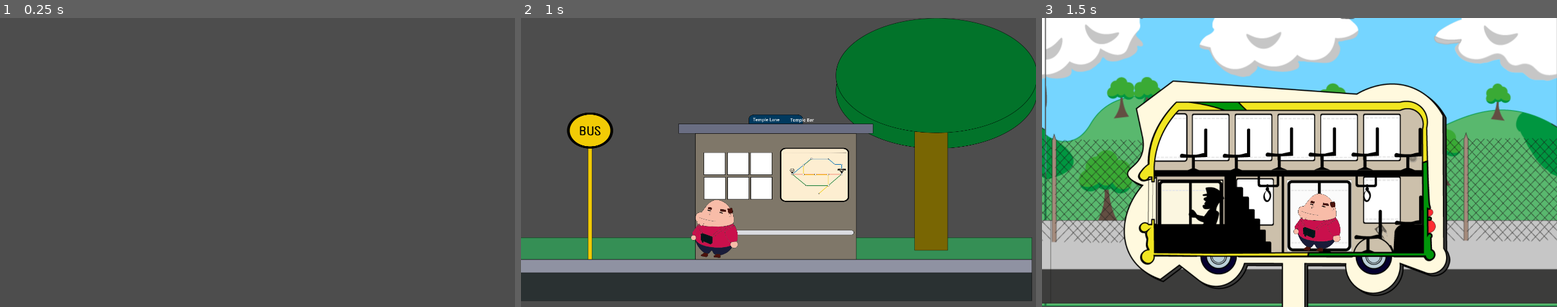
Above: before the commit, frames 1-3 (left to right).
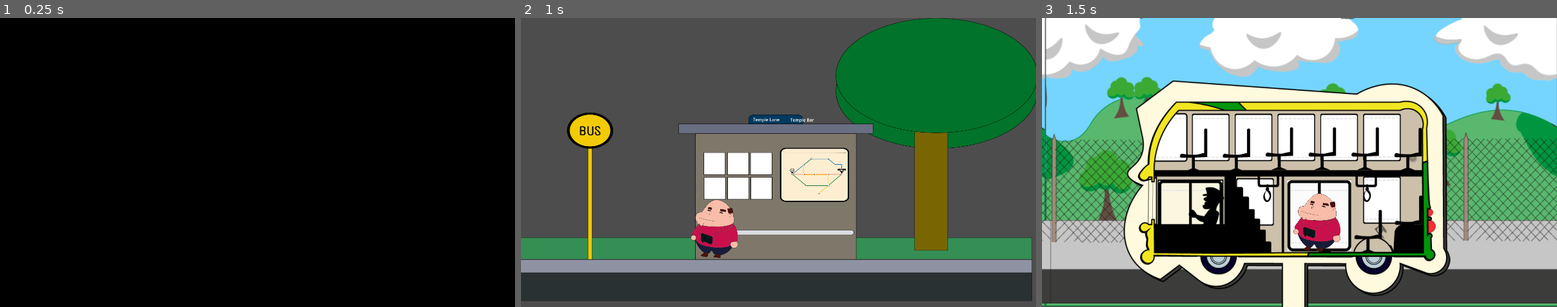
Above: after the commit, the same moments.

Repository: Frut0ss/bus
Game: Godot game, scene res://scenes/scene_transition_manager.tscn
Same seed, same stepped clock (60 frames per second), same inputs: the game is played once before the commit and once after it. This scene is started directly instead of the project's main scene.
Inputs (mouse positions are in pixels of both pictures, inside the frame that each line leads up to):
- Up to frame 1 (0.25 s): no input
- Up to frame 2 (1 s): tap Enter at 0.5 s; move the mouse to (891, 148) at 0.52 s; hold E (Embark) from 0.53 s (still down); tap Space at 0.77 s; click (891, 148) at 0.8 s
- Up to frame 3 (1.5 s): tap Space at 1.25 s; move the mouse to (1196, 176) at 1.27 s; release E (Embark) at 1.28 s; click (1196, 176) at 1.35 s

The runs differ from the first frame. In frame 1, 100% of the frame differs, in the area x 0-100%, y 0-100%; in frame 2, nothing differs; in frame 3, nothing differs.

Commit message:
Cleaned up the code by removing useless functions and prints

Diff:
--- a/resources/bus_stops/bus_stop_resource.gd
+++ b/resources/bus_stops/bus_stop_resource.gd
@@ -21,7 +21,7 @@
 
 	if line_resource not in connected_lines:
 		connected_lines.append(line_resource)
-		print("Added " + line_resource.display_name + " to " + display_name)
+
 
 func remove_line(line_resource):
 	if line_resource in connected_lines:
--- a/scenes/scene_transition_manager.tscn
+++ b/scenes/scene_transition_manager.tscn
@@ -11,4 +11,4 @@
 anchor_bottom = 1.0
 grow_horizontal = 2
 grow_vertical = 2
-color = Color(0, 0, 0, 0)
+color = Color(0, 0, 0, 1)
--- /dev/null
+++ b/scenes/stops/base_stop.tscn
@@ -0,0 +1,6 @@
+[gd_scene load_steps=2 format=3 uid="uid://cen3jareqtibq"]
+
+[ext_resource type="Script" uid="uid://cwobyw5nw6uvn" path="res://scripts/stops/base_stop.gd" id="1_qyxia"]
+
+[node name="BaseStop" type="Node2D"]
+script = ExtResource("1_qyxia")
--- a/scripts/bus/bus.gd
+++ b/scripts/bus/bus.gd
@@ -95,7 +95,6 @@
 	# Check if it's the player
 	if body.is_in_group("player"):
 		player_in_range = true
-		print("Player entered bus range")
 
 		# Optional: Show a visual indicator that boarding is possible
 		if at_bus_stop:
@@ -105,16 +104,15 @@
 	# Check if it's the player
 	if body.is_in_group("player"):
 		player_in_range = false
-		print("Player exited bus range")
 
 		# Optional: Hide boarding prompt
 		display_boarding_prompt(false)
 
-func display_boarding_prompt(show):
+func display_boarding_prompt(display):
 	# Get the current stop from the parent (bus_stop scene)
 	var current_stop = TransitSystem.current_bus_stop
 
-	if show:
+	if display:
 		# Always check if this is end of line when showing prompt
 		var is_end_of_line = false
 		if current_stop and bus_line:
--- a/scripts/game/game.gd
+++ b/scripts/game/game.gd
@@ -7,7 +7,7 @@
 	# Change to the map scene
 	SceneTransitionManager.change_scene("map")
 
-func _process(delta: float) -> void:
+func _process(_delta):
 	if Input.is_action_just_pressed("click"):  # Use just_pressed instead of is_action_pressed
 		print("click")
 		SceneTransitionManager.change_scene("bus_stop")
--- a/scripts/player/character_player.gd
+++ b/scripts/player/character_player.gd
@@ -1,11 +1 @@
 extends CharacterBody2D
-func _ready() -> void:
-	add_to_group("player")
-
-func _process(delta):
-	pass
-
-
-
-func _on_player_animation_finished(anim_name: StringName) -> void:
-	pass # Replace with function body.
--- /dev/null
+++ b/scripts/stops/base_stop.gd
@@ -0,0 +1,20 @@
+# scripts/stops/base_stop.gd
+extends Node2D
+class_name BaseStop
+
+var stop_id = ""
+var stop_resource = null
+
+func _ready():
+	# Register with TransitSystem
+	if stop_id != "":
+		TransitSystem.register_stop(self, stop_id)
+
+func set_stop_data(stop_res):
+	stop_resource = stop_res
+	update_display()
+
+func update_display():
+	# Common display logic
+	if stop_resource:
+		$Label.text = stop_resource.display_name
--- a/scripts/stops/bus_stop.gd
+++ b/scripts/stops/bus_stop.gd
@@ -19,21 +19,13 @@
 	# Get current bus stop from the transit system
 	if TransitSystem.current_bus_stop:
 		current_bus_stop = TransitSystem.current_bus_stop
-	else:
-		# Fallback if no current stop is set
-		print("fallback")
-		var fleet_street = TransitSystem.set_current_bus_stop("fleet_street_stop")
-		current_bus_stop = fleet_street
 
 	update_bus_stop_display()
-
-	# Connect the timer's timeout signal
-	bus_spawn_timer.connect("timeout", Callable(self, "_on_bus_spawn_timer_timeout"))
 
 	# Start the timer
 	bus_spawn_timer.start()
 
-func _process(delta):
+func _process(_delta):
 	# Check if any buses have reached the despawn position
 	for bus in active_buses:
 		if bus != null and bus.position.x <= bus_despawn_position.position.x:
@@ -83,7 +75,7 @@
 			print("Player boarded " + bus.bus_line.display_name)
 
 		print("Advancing to next stop from: ", TransitSystem.current_stop_index)
-		var route_completed = TransitSystem.advance_to_next_stop()
+		TransitSystem.advance_to_next_stop()
 		print("Now at stop index: ", TransitSystem.current_stop_index)
 
 		# Change state to interior bus
--- a/scripts/stops/map_stop.gd
+++ b/scripts/stops/map_stop.gd
@@ -1,15 +1,16 @@
-extends Node2D
+extends BaseStop
 
-var bus_stop_resource: Resource
+func _ready():
+	super._ready()
 
 # Assign a BusStopResource to this stop
 func set_bus_stop_resource(resource: Resource) -> void:
-	bus_stop_resource = resource
+	stop_resource = resource
 	update_display()
 
 # Update any UI elements or logic based on the resource
 func update_display() -> void:
-	if has_node("Label") and bus_stop_resource:
+	if has_node("Label") and stop_resource:
 		var label = $Label
 		if label is Label:
-			label.text = bus_stop_resource.display_name
+			label.text = stop_resource.display_name
--- a/scripts/stops/moving_bus_stop.gd
+++ b/scripts/stops/moving_bus_stop.gd
@@ -1,12 +1,11 @@
-# Add to moving_bus_stop.gd
-extends Node2D
+extends BaseStop
 
 @onready var bus_stop_name: Label = $Name
 @onready var area: Area2D = $Area2D
-var stop_resource: BusStopResource
 var player_in_range = false
 
 func _ready():
+	super._ready()
 	# Connect area signals
 	area.connect("body_entered", Callable(self, "_on_body_entered"))
 	area.connect("body_exited", Callable(self, "_on_body_exited"))
--- a/singletons/GameStateManager.gd
+++ b/singletons/GameStateManager.gd
@@ -12,21 +12,25 @@
 # Tracks if the player has boarded the bus (starts as false)
 var has_boarded_bus = false
 
-
 # Preload the win scene here
 var win_scene = preload("res://scenes/ui/win.tscn")
 
+func _ready():
+	# Connect to TransitSystem signals
+	TransitSystem.connect("destination_reached", Callable(self, "_on_destination_reached"))
+
 # The process function is called every frame
-func _process(delta):
+func _process(_delta):
 	# Use a match statement to handle different game states
 	match current_state:
 		# If the player is in the MAP_VIEW (map screen)
 		GameState.MAP_VIEW:
-			if check_destination():
+			# Check if we've reached the destination
+			if TransitSystem.check_destination_reached():
 				pass
 			else:
 				if Input.is_action_just_pressed("click"):
-				# Change the game state to BUS_STOP, where the player selects a bus stop
+					# Change the game state to BUS_STOP, where the player selects a bus stop
 					change_to_state(GameState.BUS_STOP)
 
 		# If the player is at the BUS_STOP screen (choosing a bus stop)
@@ -56,13 +60,13 @@
 		# When transitioning to the MAP_VIEW state
 		GameState.MAP_VIEW:
 			# Check if we've reached the destination
-			if check_destination():
-				# If we've reached the destination, the check_destination function
-				# will change the state to GAME_WON, so we don't need to do anything else
+			if TransitSystem.check_destination_reached():
+				# If we've reached the destination, the signal handler will
+				# change the state to GAME_WON, so we don't need to do anything else
 				pass
 			else:
 				# Reset the current bus line to null when returning to the map view
-				TransitSystem.current_bus_line = null
+				TransitSystem.active_bus_line = null
 				# Transition to the "map" scene (show the map)
 				SceneTransitionManager.change_scene("map")
 
@@ -100,15 +104,6 @@
 	if label:
 		label.text = "You Won!"  # Set the win message
 
-func check_destination():
-	# Get the current stop index from TransitSystem
-	var current_index = TransitSystem.current_stop_index
-	var destination_index = TransitSystem.destination_index
-
-	# Check if we've reached the destination
-	if current_index == destination_index:
-		print("Destination reached!")
-		change_to_state(GameState.GAME_WON)
-		return true
-
-	return false
+func _on_destination_reached(_stop_resource):
+	# Change the game state to win
+	change_to_state(GameState.GAME_WON)
--- a/singletons/scene_transition_manager.gd
+++ b/singletons/scene_transition_manager.gd
@@ -1,6 +1,6 @@
 extends Node
 
-@onready var transition_overlay: ColorRect = $TransitionOverlay
+
 
 # Paths to scenes for easy reference
 var scenes = {
@@ -42,30 +42,3 @@
 
 	# Update current scene reference
 	current_scene = new_scene
-
-
-# NEED FIXING
-#func fade_to_scene(scene_name, duration = 0.5):
-	#if is_transitioning:
-		#return
-	#
-	#is_transitioning = true
-	#
-	## Fade out
-	##transition_overlay.color.a = 0
-	#transition_overlay.visible = true
-	#
-	#var tween = create_tween()
-	#tween.tween_property(transition_overlay, "color:a", 1.0, duration)
-	#await tween.finished
-	#
-	## Change scene
-	#change_scene(scene_name)
-	#
-	## Fade in
-	#tween = create_tween()
-	#tween.tween_property(transition_overlay, "color:a", 0.0, duration)
-	#await tween.finished
-	#
-	#transition_overlay.visible = false
-	#is_transitioning = false
--- a/singletons/transit_system.gd
+++ b/singletons/transit_system.gd
@@ -1,13 +1,10 @@
 extends Node
 
-# Current state tracking
-var current_map_resource = null
-var current_player_position = null
 var current_bus_line = null
 var current_bus_stop = null
 
 var active_route_stops = [] # Stops on the current bus line
-var active_bus_line = null  # The currently active bus lineources in sequence
+var active_bus_line = null  # The currently active bus line
 var current_stop_index  # Current position in the route
 var destination_index
 
@@ -16,54 +13,44 @@
 var bus_lines = {}
 var bus_line_variants = {}
 
-# Signal when the current bus stop changes
+signal destination_reached(stop_resource)
 signal bus_stop_changed(new_stop)
+signal stop_data_updated(stop_id)
 
 # Called when the node enters the scene tree
 func _ready():
-	# We'll implement load_route_stops in a future step
 	initialize_transit_system()
-
-	# Load bus lines
 	load_all_bus_lines()
 	connect_lines_to_stops()
-	# Print debug information
-	print("TransitSystem initialized with:")
-	print("- " + str(bus_stops.size()) + " bus stops")
-	print("- " + str(bus_lines.size()) + " bus lines")
+	print("TransitSystem initialized successfully")
 
 func initialize_transit_system():
 	# Load all bus stops first
 	load_all_bus_stops()
 
 	# Check for starting and destination points
-	var starting_stop = null
-	var destination_stop = null
+	var starting_stop
+	var destination_stop
 
 	# Find starting and destination stops
 	for stop_id in bus_stops:
 		var stop = bus_stops[stop_id]
 		if stop.is_starting_point:
 			starting_stop = stop
-			print("Found starting point: " + stop.display_name)
 		if stop.is_destination_point:
 			destination_stop = stop
-			print("Found destination point: " + stop.display_name)
 
 	# Set current stop to the starting point
 	if starting_stop:
 		current_bus_stop = starting_stop
-		print("Setting starting point to: " + starting_stop.display_name)
 	else:
 		print("Warning: No starting point found among bus stops!")
 
 	# Set current_stop_index to -1 since we're not in a bus line yet
-	# It will be set correctly when a bus line is activated
 	current_stop_index = -1
 
 # Helper function to load all bus stops
 func load_all_bus_stops():
-# Clear existing stops
 	bus_stops.clear()
 
 	# List of known stops to load
@@ -71,52 +58,35 @@
 
 	# Load each stop
 	for stop_id in stop_ids:
-		var stop = load_bus_stop(stop_id)
-		if stop:
-			print("Loaded bus stop: " + stop.display_name)
+		load_bus_stop(stop_id)
 
 	return bus_stops
 
-
-
-# Add this function to TransitSystem.gd
 func load_all_bus_lines():
 	var line_ids = ["red_line", "blue_line", "green_line"]
 
 	for line_id in line_ids:
 		load_bus_line(line_id)
 
-	print("Loaded " + str(bus_lines.size()) + " bus lines")
 	return bus_lines
 
 # Load a bus line by ID
 func load_bus_line(line_id):
 	var path = "res://resources/bus_lines/" + line_id + ".tres"
 	if ResourceLoader.exists(path):
-		print("Loading bus line from: " + path)
-
 		# Try to load with ResourceLoader with a specific type hint
 		var line = ResourceLoader.load(path, "Resource")
 
 		if line:
-			print("Successfully loaded line: " + line_id)
 			bus_lines[line_id] = line
 
 			# Only try to access stops if the stops property exists
-			if line.stops :
-				var stop_names = []
-				for stop in line.stops:
-					if stop:
-						stop_names.append(stop.display_name)
-				print(line.display_name + " stops: " + str(stop_names))
-			else:
+			if not line.stops:
 				print("WARNING: " + line_id + " has no stops or stops is null")
 
 			return line
 
 func connect_lines_to_stops():
-	print("Connecting bus lines to stops...")
-
 	# For each bus line, connect it to its stops
 	for line_id in bus_lines:
 		var line = bus_lines[line_id]
@@ -124,7 +94,6 @@
 		# For each stop in the line, add the line to the stop's connected_lines
 		for stop in line.stops:
 			stop.add_line(line)
-			print("Connected " + line.display_name + " to " + stop.display_name)
 
 # Load a bus stop by ID
 func load_bus_stop(stop_id):
@@ -149,16 +118,6 @@
 		return current_bus_stop
 	return null
 
-# Get current bus stop details
-func get_current_bus_stop():
-	return current_bus_stop
-
-# Get bus lines that stop at the current bus stop
-func get_current_bus_stop_lines():
-	if current_bus_stop:
-		return current_bus_stop.connected_lines
-	return []
-
 func advance_to_next_stop():
 	# Make sure we have an active bus line
 	if not active_bus_line or active_route_stops.size() == 0:
@@ -166,37 +125,21 @@
 		return true
 
 	current_stop_index += 1
-	print("Advanced to stop index: ", current_stop_index)
 
 	# Safety check to avoid index out of bounds
 	if current_stop_index < active_route_stops.size():
 		current_bus_stop = active_route_stops[current_stop_index]
-		print("New stop: ", current_bus_stop.display_name if current_bus_stop else "None")
 		emit_signal("bus_stop_changed", current_bus_stop)
 
 		# Check if we've reached a destination
 		if current_bus_stop.is_destination_point:
-			print("Reached destination stop!")
+			print("Destination reached!")
 			return true
 
 		return false  # Not at the end yet
 
 	return true  # We're at the end
 
-
-# Get the name of the current stop
-func get_current_stop_name():
-	if current_bus_stop and current_bus_stop.has("display_name"):
-		return current_bus_stop.display_name
-	return "Unknown Stop"
-
-func find_stop_index_by_name(stop_name, stops_array):
-	for i in range(stops_array.size()):
-		if stops_array[i].display_name == stop_name:
-			return i
-	return -1
-
-# Add this function to transit_system.gd
 func set_active_bus_line(bus_line):
 	active_bus_line = bus_line
 
@@ -215,10 +158,6 @@
 		if current_stop_index == -1 and active_route_stops.size() > 0:
 			current_stop_index = 0
 			current_bus_stop = active_route_stops[0]
-
-		print("Set active bus line: " + bus_line.display_name)
-		print("Active route has " + str(active_route_stops.size()) + " stops")
-		print("Current stop index: " + str(current_stop_index))
 	else:
 		active_route_stops = []
 		print("Warning: Tried to set null bus line")
@@ -231,9 +170,32 @@
 	# Get the last stop in this bus line
 	var last_stop = bus_line.stops[bus_line.stops.size() - 1]
 
-	if stop_resource.display_name == last_stop.display_name:
-		print("Stop " + stop_resource.display_name + " is the end of line for " + bus_line.display_name)
+	# Check if the current stop is the last one
+	var is_last = stop_resource.display_name == last_stop.display_name
+
+	return is_last
+
+func register_stop(stop_node, stop_id):
+	# Store reference to stop
+	if bus_stops.has(stop_id):
+		# Send stop data to the node
+		stop_node.set_stop_data(bus_stops[stop_id])
+	else:
+		print("Warning: Stop ID not found: " + stop_id)
+
+func update_all_stops():
+	# Emit signal for all stops to update
+	for stop_id in bus_stops:
+		emit_signal("stop_data_updated", stop_id)
+
+func check_destination_reached():
+	if not current_bus_stop:
+		return false
+
+	if current_bus_stop.is_destination_point:
+		print("Destination reached!")
+		# Emit a signal that other systems can listen for
+		emit_signal("destination_reached", current_bus_stop)
 		return true
 
-	# Check if the current stop is the last one
-	return stop_resource.display_name == last_stop.display_name
+	return false
Not shown, added: scripts/stops/base_stop.gd.uid
